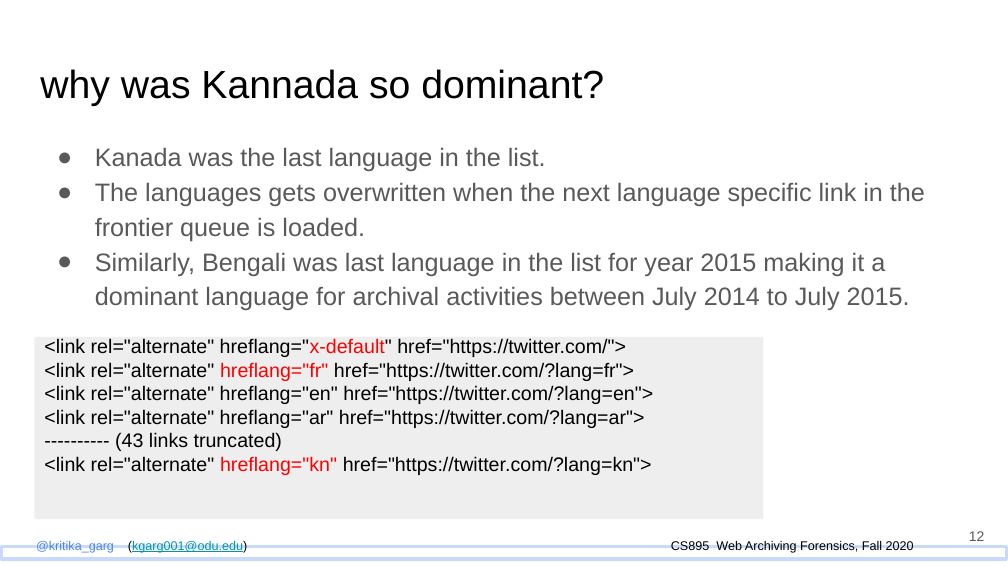
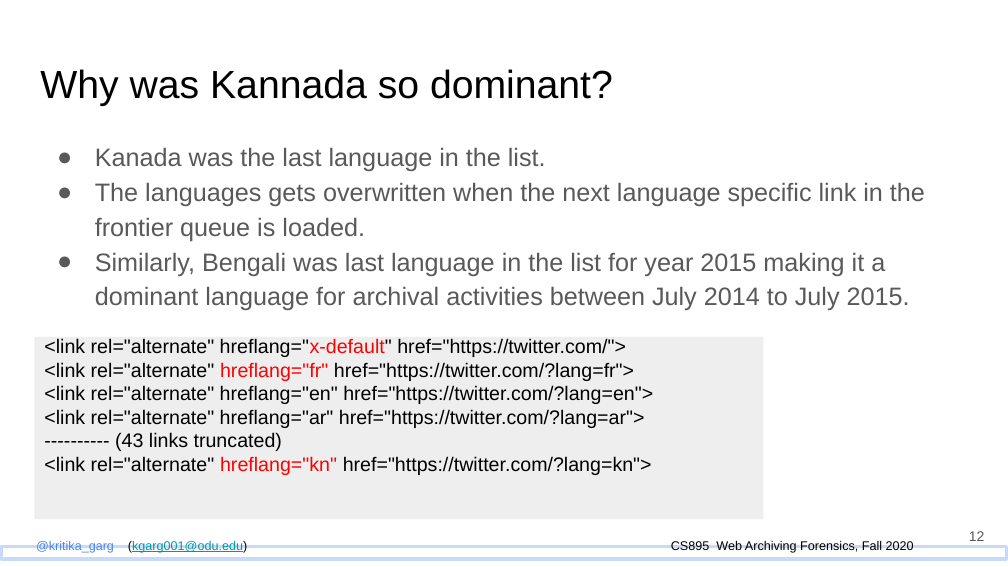
Before and after one commit to phonedude/cs895-f20, a slide deck: slide 12 of assignments/Kgarg/week-10-presentation/StudentPresentation2_CookieViolation.pptx. Drawn at 1008x567 pixels with LibreOffice and Linux fonts; fonts in the diff are those of the drawing. Boxes give left, top, right and bottom in pixels: in the first picture for what was removed or moved away, otherwise in the second. Text is boxed around its words. In the diff, an @@ line names an element or a change of style, - is before the commit and + after.

```diff
--- a/assignments/Kgarg/week-10-presentation/StudentPresentation2_CookieViolation.pptx
+++ b/assignments/Kgarg/week-10-presentation/StudentPresentation2_CookieViolation.pptx
@@ title at [40,69,613,106]: text changed @@
-why was Kannada so dominant?
+Why was Kannada so dominant?
```
Also in this commit, not shown: 2 other slides changed.
